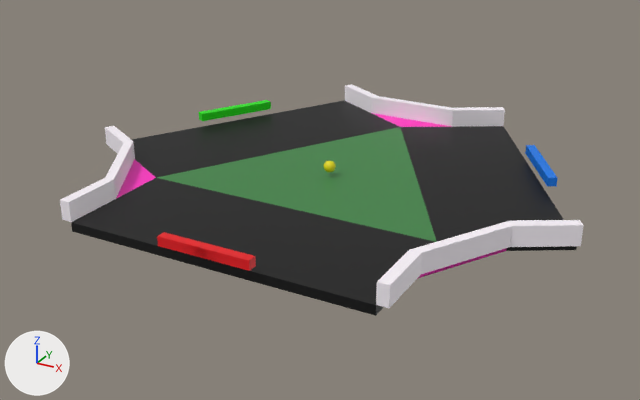
One commit to the Blender file graphics/pong3p-extended.blend: the scene before it, then after it.
Camera for both pictures: a 50 mm lens placed at (12.97, -24.25, 11.33), pointed at (-0.35, -0.02, -0.78). The axes (+X, +Y, +Z) are drawn at lower left. The lights are the same throughout.

In view in the first picture: 'court', 'goal1', 'goal2', 'goal3', 'paddle3', 'wall1', 'wall1.003', 'wall1.1', 'wall1.2', 'wall2', 'wall3', 'wall3.2'.
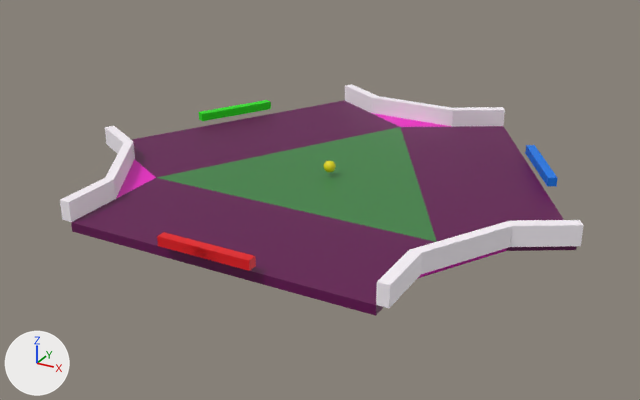
Diff of the bpy script that builds the scene:
```diff
--- a/graphics/pong3p-extended.blend.py
+++ b/graphics/pong3p-extended.blend.py
@@ mat_court2_001 @@
 mat_court2_001 = principled_material('court2.001')
-mat_court2_001.base_color = (0.0, 0.0, 0.0)  # black #000000
+mat_court2_001.base_color = (0.126, 0.0, 0.0833)  # dark purple #630051
```

Where the change shows, as pixel boxes [x1, y1, x2, y2] in the pictures (640 x 400 px):
'court', recoloured (black to purple)
    both: [72, 100, 577, 316]
